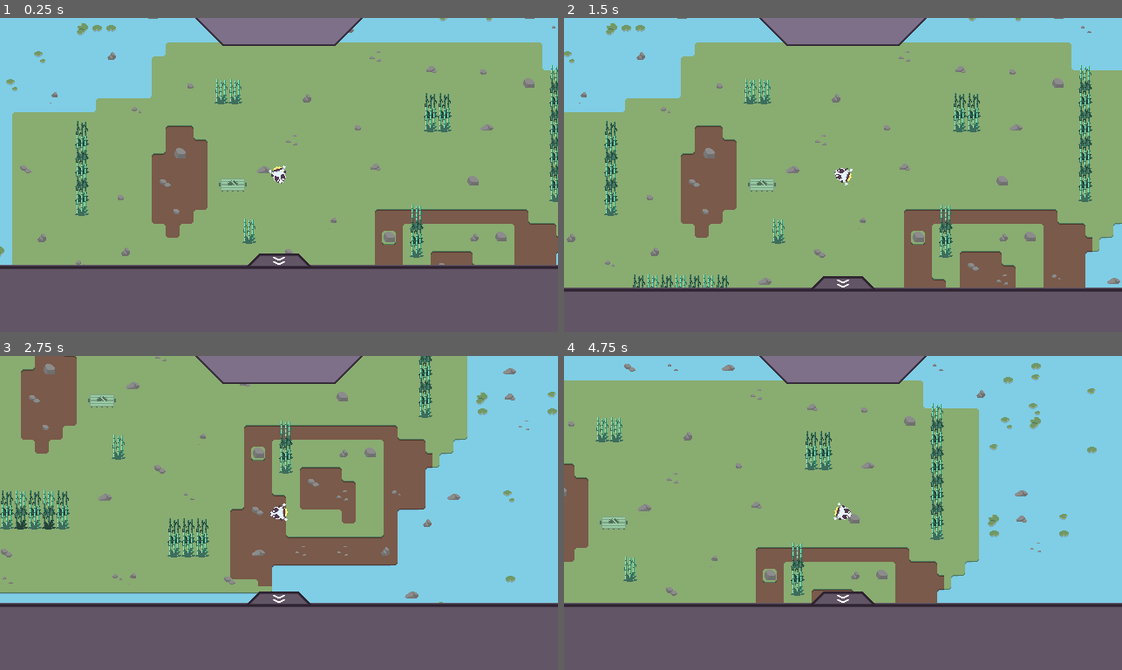
Above: before the commit, frames 1-4 (two rows, left to right).
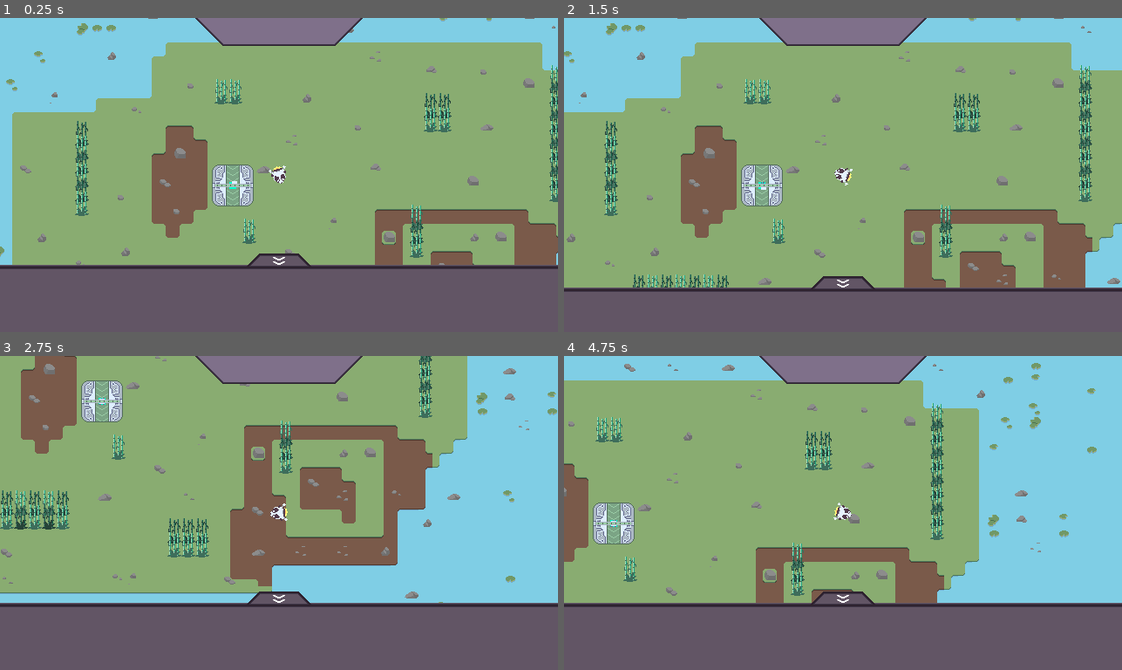
Above: after the commit, the same moments.

Repository: Hyper-Burner/GMTK-Game-Jam-2024
Game: Godot game, scene res://main.tscn
Two runs of this game, one before a commit and one after it. Both use one fixed random seed, a clock stepped at 60 frames per second and the inputs below.
Inputs (mouse positions are in pixels of both pictures, inside the frame that each line leads up to):
- Up to frame 1 (0.25 s): no input
- Up to frame 2 (1.5 s): click (843, 259) at 0.5 s; tap Enter at 1.25 s; move the mouse to (809, 162) at 1.27 s; press the mouse at (809, 162) at 1.28 s; hold D (right) from 1.28 s (still down)
- Up to frame 3 (2.75 s): move the mouse to (167, 528) at 2.02 s; release D (right) at 2.03 s; release the mouse at (167, 528) at 2.03 s; hold S (down) from 2.03 s (still down); right-click (167, 528) at 2.1 s
- Up to frame 4 (4.75 s): move the mouse to (898, 443) at 2.77 s; release S (down) at 2.78 s; hold D (right) 2.78-3.53 s; tap R (rotate) at 2.85 s; move the mouse to (815, 575) at 3.52 s; hold W (up) 3.53-4.28 s; click (815, 575) at 3.6 s; move the mouse to (1010, 560) at 4.27 s; hold A (left) from 4.28 s (still down); hold Right mouse button (right_click) from 4.28 s (still down)

The runs differ from the first frame. In frame 1, 0.8% of the frame differs, in the area x 37-46%, y 46-60%; in frame 2, 0.8%; in frame 3, 0.8%; in frame 4, 0.8%.
Error in both runs: Invalid access to property or key '0' on a base object of type 'Dictionary'. (res://Classes/Items.gd:27)

Commit message:
added all sprites
finished planet 2 added all machine sprites

Diff:
--- a/Classes/machine.tscn
+++ b/Classes/machine.tscn
@@ -6,6 +6,38 @@
 [ext_resource type="PackedScene" uid="uid://6yje1yldhycb" path="res://Components/output_component.tscn" id="3_24xd1"]
 [ext_resource type="PackedScene" uid="uid://b5slr3nbkmmpb" path="res://Components/storage_component.tscn" id="4_c8vte"]
 
+[sub_resource type="AtlasTexture" id="AtlasTexture_df62i"]
+atlas = ExtResource("1_gyfeq")
+region = Rect2(0, 144, 48, 32)
+
+[sub_resource type="AtlasTexture" id="AtlasTexture_0r3q1"]
+atlas = ExtResource("1_gyfeq")
+region = Rect2(48, 144, 48, 32)
+
+[sub_resource type="AtlasTexture" id="AtlasTexture_nrwm2"]
+atlas = ExtResource("1_gyfeq")
+region = Rect2(96, 144, 48, 32)
+
+[sub_resource type="AtlasTexture" id="AtlasTexture_rdmgj"]
+atlas = ExtResource("1_gyfeq")
+region = Rect2(144, 144, 48, 32)
+
+[sub_resource type="AtlasTexture" id="AtlasTexture_st3rf"]
+atlas = ExtResource("1_gyfeq")
+region = Rect2(192, 144, 48, 32)
+
+[sub_resource type="AtlasTexture" id="AtlasTexture_jnqcb"]
+atlas = ExtResource("1_gyfeq")
+region = Rect2(240, 144, 48, 32)
+
+[sub_resource type="AtlasTexture" id="AtlasTexture_gpq1q"]
+atlas = ExtResource("1_gyfeq")
+region = Rect2(288, 144, 48, 32)
+
+[sub_resource type="AtlasTexture" id="AtlasTexture_nipqw"]
+atlas = ExtResource("1_gyfeq")
+region = Rect2(336, 144, 48, 32)
+
 [sub_resource type="AtlasTexture" id="AtlasTexture_ryft3"]
 atlas = ExtResource("1_gyfeq")
 region = Rect2(0, 32, 32, 32)
@@ -22,6 +54,154 @@
 atlas = ExtResource("1_gyfeq")
 region = Rect2(96, 32, 32, 32)
 
+[sub_resource type="AtlasTexture" id="AtlasTexture_agi4g"]
+atlas = ExtResource("1_gyfeq")
+region = Rect2(0, 272, 48, 48)
+
+[sub_resource type="AtlasTexture" id="AtlasTexture_om72y"]
+atlas = ExtResource("1_gyfeq")
+region = Rect2(48, 272, 48, 48)
+
+[sub_resource type="AtlasTexture" id="AtlasTexture_txloc"]
+atlas = ExtResource("1_gyfeq")
+region = Rect2(96, 272, 48, 48)
+
+[sub_resource type="AtlasTexture" id="AtlasTexture_hlfa8"]
+atlas = ExtResource("1_gyfeq")
+region = Rect2(144, 272, 48, 48)
+
+[sub_resource type="AtlasTexture" id="AtlasTexture_k5hlk"]
+atlas = ExtResource("1_gyfeq")
+region = Rect2(192, 272, 48, 48)
+
+[sub_resource type="AtlasTexture" id="AtlasTexture_pow3e"]
+atlas = ExtResource("1_gyfeq")
+region = Rect2(240, 272, 48, 48)
+
+[sub_resource type="AtlasTexture" id="AtlasTexture_2ad6g"]
+atlas = ExtResource("1_gyfeq")
+region = Rect2(288, 272, 48, 48)
+
+[sub_resource type="AtlasTexture" id="AtlasTexture_oujgy"]
+atlas = ExtResource("1_gyfeq")
+region = Rect2(336, 272, 48, 48)
+
+[sub_resource type="AtlasTexture" id="AtlasTexture_qcun4"]
+atlas = ExtResource("1_gyfeq")
+region = Rect2(384, 272, 48, 48)
+
+[sub_resource type="AtlasTexture" id="AtlasTexture_u3hu8"]
+atlas = ExtResource("1_gyfeq")
+region = Rect2(432, 272, 48, 48)
+
+[sub_resource type="AtlasTexture" id="AtlasTexture_bmso8"]
+atlas = ExtResource("1_gyfeq")
+region = Rect2(480, 272, 48, 48)
+
+[sub_resource type="AtlasTexture" id="AtlasTexture_i6h2f"]
+atlas = ExtResource("1_gyfeq")
+region = Rect2(528, 272, 48, 48)
+
+[sub_resource type="AtlasTexture" id="AtlasTexture_hpum1"]
+atlas = ExtResource("1_gyfeq")
+region = Rect2(0, 176, 64, 64)
+
+[sub_resource type="AtlasTexture" id="AtlasTexture_uaa5d"]
+atlas = ExtResource("1_gyfeq")
+region = Rect2(64, 176, 64, 64)
+
+[sub_resource type="AtlasTexture" id="AtlasTexture_yvqcx"]
+atlas = ExtResource("1_gyfeq")
+region = Rect2(128, 176, 64, 64)
+
+[sub_resource type="AtlasTexture" id="AtlasTexture_dyeg5"]
+atlas = ExtResource("1_gyfeq")
+region = Rect2(192, 176, 64, 64)
+
+[sub_resource type="AtlasTexture" id="AtlasTexture_dcn2i"]
+atlas = ExtResource("1_gyfeq")
+region = Rect2(256, 176, 64, 64)
+
+[sub_resource type="AtlasTexture" id="AtlasTexture_qkfyl"]
+atlas = ExtResource("1_gyfeq")
+region = Rect2(320, 176, 64, 64)
+
+[sub_resource type="AtlasTexture" id="AtlasTexture_bjbir"]
+atlas = ExtResource("1_gyfeq")
+region = Rect2(384, 176, 64, 64)
+
+[sub_resource type="AtlasTexture" id="AtlasTexture_e7cvs"]
+atlas = ExtResource("1_gyfeq")
+region = Rect2(448, 176, 64, 64)
+
+[sub_resource type="AtlasTexture" id="AtlasTexture_8xd4e"]
+atlas = ExtResource("1_gyfeq")
+region = Rect2(512, 176, 64, 64)
+
+[sub_resource type="AtlasTexture" id="AtlasTexture_a1oi0"]
+atlas = ExtResource("1_gyfeq")
+region = Rect2(576, 176, 64, 64)
+
+[sub_resource type="AtlasTexture" id="AtlasTexture_qjjfk"]
+atlas = ExtResource("1_gyfeq")
+region = Rect2(640, 176, 64, 64)
+
+[sub_resource type="AtlasTexture" id="AtlasTexture_awm37"]
+atlas = ExtResource("1_gyfeq")
+region = Rect2(704, 176, 64, 64)
+
+[sub_resource type="AtlasTexture" id="AtlasTexture_ur50r"]
+atlas = ExtResource("1_gyfeq")
+region = Rect2(768, 176, 64, 64)
+
+[sub_resource type="AtlasTexture" id="AtlasTexture_apbrt"]
+atlas = ExtResource("1_gyfeq")
+region = Rect2(832, 176, 64, 64)
+
+[sub_resource type="AtlasTexture" id="AtlasTexture_tciqa"]
+atlas = ExtResource("1_gyfeq")
+region = Rect2(896, 176, 64, 64)
+
+[sub_resource type="AtlasTexture" id="AtlasTexture_l8kuf"]
+atlas = ExtResource("1_gyfeq")
+region = Rect2(0, 384, 32, 32)
+
+[sub_resource type="AtlasTexture" id="AtlasTexture_tcxaq"]
+atlas = ExtResource("1_gyfeq")
+region = Rect2(32, 384, 32, 32)
+
+[sub_resource type="AtlasTexture" id="AtlasTexture_bqfkm"]
+atlas = ExtResource("1_gyfeq")
+region = Rect2(64, 384, 32, 32)
+
+[sub_resource type="AtlasTexture" id="AtlasTexture_6te13"]
+atlas = ExtResource("1_gyfeq")
+region = Rect2(96, 384, 32, 32)
+
+[sub_resource type="AtlasTexture" id="AtlasTexture_nffgl"]
+atlas = ExtResource("1_gyfeq")
+region = Rect2(128, 384, 32, 32)
+
+[sub_resource type="AtlasTexture" id="AtlasTexture_im7pd"]
+atlas = ExtResource("1_gyfeq")
+region = Rect2(160, 384, 32, 32)
+
+[sub_resource type="AtlasTexture" id="AtlasTexture_kv0ow"]
+atlas = ExtResource("1_gyfeq")
+region = Rect2(192, 384, 32, 32)
+
+[sub_resource type="AtlasTexture" id="AtlasTexture_qo3dp"]
+atlas = ExtResource("1_gyfeq")
+region = Rect2(224, 384, 32, 32)
+
+[sub_resource type="AtlasTexture" id="AtlasTexture_4a2lk"]
+atlas = ExtResource("1_gyfeq")
+region = Rect2(256, 384, 32, 32)
+
+[sub_resource type="AtlasTexture" id="AtlasTexture_cohfx"]
+atlas = ExtResource("1_gyfeq")
+region = Rect2(288, 384, 32, 32)
+
 [sub_resource type="AtlasTexture" id="AtlasTexture_nkk44"]
 atlas = ExtResource("1_gyfeq")
 region = Rect2(0, 80, 32, 32)
@@ -42,6 +222,34 @@
 atlas = ExtResource("1_gyfeq")
 region = Rect2(128, 80, 32, 32)
 
+[sub_resource type="AtlasTexture" id="AtlasTexture_gm1ql"]
+atlas = ExtResource("1_gyfeq")
+region = Rect2(0, 256, 32, 16)
+
+[sub_resource type="AtlasTexture" id="AtlasTexture_r4h0c"]
+atlas = ExtResource("1_gyfeq")
+region = Rect2(32, 256, 32, 16)
+
+[sub_resource type="AtlasTexture" id="AtlasTexture_vjswv"]
+atlas = ExtResource("1_gyfeq")
+region = Rect2(64, 256, 32, 16)
+
+[sub_resource type="AtlasTexture" id="AtlasTexture_68aup"]
+atlas = ExtResource("1_gyfeq")
+region = Rect2(96, 256, 32, 16)
+
+[sub_resource type="AtlasTexture" id="AtlasTexture_tksbo"]
+atlas = ExtResource("1_gyfeq")
+region = Rect2(128, 256, 32, 16)
+
+[sub_resource type="AtlasTexture" id="AtlasTexture_m4e0t"]
+atlas = ExtResource("1_gyfeq")
+region = Rect2(160, 256, 32, 16)
+
+[sub_resource type="AtlasTexture" id="AtlasTexture_6thxe"]
+atlas = ExtResource("1_gyfeq")
+region = Rect2(192, 256, 32, 16)
+
 [sub_resource type="AtlasTexture" id="AtlasTexture_2welq"]
 atlas = ExtResource("1_gyfeq")
 region = Rect2(0, 64, 32, 16)
@@ -73,11 +281,272 @@
 [sub_resource type="AtlasTexture" id="AtlasTexture_pvwxc"]
 atlas = ExtResource("1_gyfeq")
 region = Rect2(224, 64, 32, 16)
+
+[sub_resource type="AtlasTexture" id="AtlasTexture_wkn2k"]
+atlas = ExtResource("1_gyfeq")
+region = Rect2(0, 112, 32, 32)
+
+[sub_resource type="AtlasTexture" id="AtlasTexture_gbxvo"]
+atlas = ExtResource("1_gyfeq")
+region = Rect2(32, 112, 32, 32)
+
+[sub_resource type="AtlasTexture" id="AtlasTexture_tbb3w"]
+atlas = ExtResource("1_gyfeq")
+region = Rect2(64, 112, 32, 32)
+
+[sub_resource type="AtlasTexture" id="AtlasTexture_1wf1y"]
+atlas = ExtResource("1_gyfeq")
+region = Rect2(96, 112, 32, 32)
+
+[sub_resource type="AtlasTexture" id="AtlasTexture_ohb2t"]
+atlas = ExtResource("1_gyfeq")
+region = Rect2(128, 112, 32, 32)
+
+[sub_resource type="AtlasTexture" id="AtlasTexture_8pmj8"]
+atlas = ExtResource("1_gyfeq")
+region = Rect2(160, 112, 32, 32)
+
+[sub_resource type="AtlasTexture" id="AtlasTexture_rsjgu"]
+atlas = ExtResource("1_gyfeq")
+region = Rect2(192, 112, 32, 32)
+
+[sub_resource type="AtlasTexture" id="AtlasTexture_5enaq"]
+atlas = ExtResource("1_gyfeq")
+region = Rect2(224, 112, 32, 32)
+
+[sub_resource type="AtlasTexture" id="AtlasTexture_14d8o"]
+atlas = ExtResource("1_gyfeq")
+region = Rect2(256, 112, 32, 32)
+
+[sub_resource type="AtlasTexture" id="AtlasTexture_gpbsb"]
+atlas = ExtResource("1_gyfeq")
+region = Rect2(288, 112, 32, 32)
+
+[sub_resource type="AtlasTexture" id="AtlasTexture_v25sf"]
+atlas = ExtResource("1_gyfeq")
+region = Rect2(320, 112, 32, 32)
+
+[sub_resource type="AtlasTexture" id="AtlasTexture_eruuc"]
+atlas = ExtResource("1_gyfeq")
+region = Rect2(352, 112, 32, 32)
+
+[sub_resource type="AtlasTexture" id="AtlasTexture_4fdxt"]
+atlas = ExtResource("1_gyfeq")
+region = Rect2(384, 112, 32, 32)
+
+[sub_resource type="AtlasTexture" id="AtlasTexture_iv604"]
+atlas = ExtResource("1_gyfeq")
+region = Rect2(416, 112, 32, 32)
+
+[sub_resource type="AtlasTexture" id="AtlasTexture_71rl5"]
+atlas = ExtResource("1_gyfeq")
+region = Rect2(448, 112, 32, 32)
+
+[sub_resource type="AtlasTexture" id="AtlasTexture_gn85w"]
+atlas = ExtResource("1_gyfeq")
+region = Rect2(480, 112, 32, 32)
+
+[sub_resource type="AtlasTexture" id="AtlasTexture_32mnb"]
+atlas = ExtResource("1_gyfeq")
+region = Rect2(0, 240, 16, 16)
+
+[sub_resource type="AtlasTexture" id="AtlasTexture_p3olq"]
+atlas = ExtResource("1_gyfeq")
+region = Rect2(16, 240, 16, 16)
+
+[sub_resource type="AtlasTexture" id="AtlasTexture_8i7sg"]
+atlas = ExtResource("1_gyfeq")
+region = Rect2(32, 240, 16, 16)
+
+[sub_resource type="AtlasTexture" id="AtlasTexture_ynpx4"]
+atlas = ExtResource("1_gyfeq")
+region = Rect2(48, 240, 16, 16)
+
+[sub_resource type="AtlasTexture" id="AtlasTexture_nsmjp"]
+atlas = ExtResource("1_gyfeq")
+region = Rect2(64, 240, 16, 16)
+
+[sub_resource type="AtlasTexture" id="AtlasTexture_l2432"]
+atlas = ExtResource("1_gyfeq")
+region = Rect2(80, 240, 16, 16)
+
+[sub_resource type="AtlasTexture" id="AtlasTexture_gvqph"]
+atlas = ExtResource("1_gyfeq")
+region = Rect2(96, 240, 16, 16)
+
+[sub_resource type="AtlasTexture" id="AtlasTexture_1xsfn"]
+atlas = ExtResource("1_gyfeq")
+region = Rect2(0, 336, 48, 48)
+
+[sub_resource type="AtlasTexture" id="AtlasTexture_42ubm"]
+atlas = ExtResource("1_gyfeq")
+region = Rect2(48, 336, 48, 48)
+
+[sub_resource type="AtlasTexture" id="AtlasTexture_73gdk"]
+atlas = ExtResource("1_gyfeq")
+region = Rect2(96, 336, 48, 48)
+
+[sub_resource type="AtlasTexture" id="AtlasTexture_wnkua"]
+atlas = ExtResource("1_gyfeq")
+region = Rect2(144, 336, 48, 48)
+
+[sub_resource type="AtlasTexture" id="AtlasTexture_1sojr"]
+atlas = ExtResource("1_gyfeq")
+region = Rect2(192, 336, 48, 48)
+
+[sub_resource type="AtlasTexture" id="AtlasTexture_q8b1a"]
+atlas = ExtResource("1_gyfeq")
+region = Rect2(240, 336, 48, 48)
+
+[sub_resource type="AtlasTexture" id="AtlasTexture_yrjml"]
+atlas = ExtResource("1_gyfeq")
+region = Rect2(288, 336, 48, 48)
+
+[sub_resource type="AtlasTexture" id="AtlasTexture_ve64y"]
+atlas = ExtResource("1_gyfeq")
+region = Rect2(336, 336, 48, 48)
+
+[sub_resource type="AtlasTexture" id="AtlasTexture_fyrug"]
+atlas = ExtResource("1_gyfeq")
+region = Rect2(384, 336, 48, 48)
+
+[sub_resource type="AtlasTexture" id="AtlasTexture_qd7gs"]
+atlas = ExtResource("1_gyfeq")
+region = Rect2(432, 336, 48, 48)
+
+[sub_resource type="AtlasTexture" id="AtlasTexture_0bwir"]
+atlas = ExtResource("1_gyfeq")
+region = Rect2(480, 336, 48, 48)
+
+[sub_resource type="AtlasTexture" id="AtlasTexture_irm0n"]
+atlas = ExtResource("1_gyfeq")
+region = Rect2(528, 336, 48, 48)
+
+[sub_resource type="AtlasTexture" id="AtlasTexture_wjojp"]
+atlas = ExtResource("1_gyfeq")
+region = Rect2(576, 336, 48, 48)
+
+[sub_resource type="AtlasTexture" id="AtlasTexture_uf8up"]
+atlas = ExtResource("1_gyfeq")
+region = Rect2(624, 336, 48, 48)
+
+[sub_resource type="AtlasTexture" id="AtlasTexture_5ljgi"]
+atlas = ExtResource("1_gyfeq")
+region = Rect2(672, 336, 48, 48)
+
+[sub_resource type="AtlasTexture" id="AtlasTexture_lbshb"]
+atlas = ExtResource("1_gyfeq")
+region = Rect2(720, 336, 48, 48)
+
+[sub_resource type="AtlasTexture" id="AtlasTexture_udi0h"]
+atlas = ExtResource("1_gyfeq")
+region = Rect2(768, 336, 48, 48)
+
+[sub_resource type="AtlasTexture" id="AtlasTexture_oa0s7"]
+atlas = ExtResource("1_gyfeq")
+region = Rect2(0, 320, 16, 16)
+
+[sub_resource type="AtlasTexture" id="AtlasTexture_of6mr"]
+atlas = ExtResource("1_gyfeq")
+region = Rect2(16, 320, 16, 16)
+
+[sub_resource type="AtlasTexture" id="AtlasTexture_tijqq"]
+atlas = ExtResource("1_gyfeq")
+region = Rect2(32, 320, 16, 16)
+
+[sub_resource type="AtlasTexture" id="AtlasTexture_jgejk"]
+atlas = ExtResource("1_gyfeq")
+region = Rect2(48, 320, 16, 16)
+
+[sub_resource type="AtlasTexture" id="AtlasTexture_okpbb"]
+atlas = ExtResource("1_gyfeq")
+region = Rect2(64, 320, 16, 16)
+
+[sub_resource type="AtlasTexture" id="AtlasTexture_nr5wp"]
+atlas = ExtResource("1_gyfeq")
+region = Rect2(80, 320, 16, 16)
+
+[sub_resource type="AtlasTexture" id="AtlasTexture_5nwav"]
+atlas = ExtResource("1_gyfeq")
+region = Rect2(96, 320, 16, 16)
+
+[sub_resource type="AtlasTexture" id="AtlasTexture_invfn"]
+atlas = ExtResource("1_gyfeq")
+region = Rect2(112, 320, 16, 16)
+
+[sub_resource type="AtlasTexture" id="AtlasTexture_qex60"]
+atlas = ExtResource("1_gyfeq")
+region = Rect2(128, 320, 16, 16)
+
+[sub_resource type="AtlasTexture" id="AtlasTexture_lvqnf"]
+atlas = ExtResource("1_gyfeq")
+region = Rect2(144, 320, 16, 16)
+
+[sub_resource type="AtlasTexture" id="AtlasTexture_jup58"]
+atlas = ExtResource("1_gyfeq")
+region = Rect2(160, 320, 16, 16)
+
+[sub_resource type="AtlasTexture" id="AtlasTexture_bs3fa"]
+atlas = ExtResource("1_gyfeq")
+region = Rect2(176, 320, 16, 16)
+
+[sub_resource type="AtlasTexture" id="AtlasTexture_tcjxf"]
+atlas = ExtResource("1_gyfeq")
+region = Rect2(192, 320, 16, 16)
+
+[sub_resource type="AtlasTexture" id="AtlasTexture_ghsgq"]
+atlas = ExtResource("1_gyfeq")
+region = Rect2(208, 320, 16, 16)
+
+[sub_resource type="AtlasTexture" id="AtlasTexture_385u6"]
+atlas = ExtResource("1_gyfeq")
+region = Rect2(224, 320, 16, 16)
+
+[sub_resource type="AtlasTexture" id="AtlasTexture_1eplq"]
+atlas = ExtResource("1_gyfeq")
+region = Rect2(240, 320, 16, 16)
+
+[sub_resource type="AtlasTexture" id="AtlasTexture_6k8qk"]
+atlas = ExtResource("1_gyfeq")
+region = Rect2(256, 320, 16, 16)
+
+[sub_resource type="AtlasTexture" id="AtlasTexture_tvd5e"]
+atlas = ExtResource("1_gyfeq")
+region = Rect2(272, 320, 16, 16)
 
 [sub_resource type="SpriteFrames" id="SpriteFrames_ja544"]
 animations = [{
 "frames": [{
 "duration": 1.0,
+"texture": SubResource("AtlasTexture_df62i")
+}, {
+"duration": 1.0,
+"texture": SubResource("AtlasTexture_0r3q1")
+}, {
+"duration": 1.0,
+"texture": SubResource("AtlasTexture_nrwm2")
+}, {
+"duration": 1.0,
+"texture": SubResource("AtlasTexture_rdmgj")
+}, {
+"duration": 1.0,
+"texture": SubResource("AtlasTexture_st3rf")
+}, {
+"duration": 1.0,
+"texture": SubResource("AtlasTexture_jnqcb")
+}, {
+"duration": 1.0,
+"texture": SubResource("AtlasTexture_gpq1q")
+}, {
+"duration": 1.0,
+"texture": SubResource("AtlasTexture_nipqw")
+}],
+"loop": true,
+"name": &"Boiler",
+"speed": 8.0
+}, {
+"frames": [{
+"duration": 1.0,
 "texture": SubResource("AtlasTexture_ryft3")
 }, {
 "duration": 1.0,
@@ -95,6 +564,132 @@
 }, {
 "frames": [{
 "duration": 1.0,
+"texture": SubResource("AtlasTexture_agi4g")
+}, {
+"duration": 1.0,
+"texture": SubResource("AtlasTexture_om72y")
+}, {
+"duration": 1.0,
+"texture": SubResource("AtlasTexture_txloc")
+}, {
+"duration": 1.0,
+"texture": SubResource("AtlasTexture_hlfa8")
+}, {
+"duration": 1.0,
+"texture": SubResource("AtlasTexture_k5hlk")
+}, {
+"duration": 1.0,
+"texture": SubResource("AtlasTexture_pow3e")
+}, {
+"duration": 1.0,
+"texture": SubResource("AtlasTexture_2ad6g")
+}, {
+"duration": 1.0,
+"texture": SubResource("AtlasTexture_oujgy")
+}, {
+"duration": 1.0,
+"texture": SubResource("AtlasTexture_qcun4")
+}, {
+"duration": 1.0,
+"texture": SubResource("AtlasTexture_u3hu8")
+}, {
+"duration": 1.0,
+"texture": SubResource("AtlasTexture_bmso8")
+}, {
+"duration": 1.0,
+"texture": SubResource("AtlasTexture_i6h2f")
+}],
+"loop": true,
+"name": &"Electronic_Fabricator",
+"speed": 12.0
+}, {
+"frames": [{
+"duration": 1.0,
+"texture": SubResource("AtlasTexture_hpum1")
+}, {
+"duration": 1.0,
+"texture": SubResource("AtlasTexture_uaa5d")
+}, {
+"duration": 1.0,
+"texture": SubResource("AtlasTexture_yvqcx")
+}, {
+"duration": 1.0,
+"texture": SubResource("AtlasTexture_dyeg5")
+}, {
+"duration": 1.0,
+"texture": SubResource("AtlasTexture_dcn2i")
+}, {
+"duration": 1.0,
+"texture": SubResource("AtlasTexture_qkfyl")
+}, {
+"duration": 1.0,
+"texture": SubResource("AtlasTexture_bjbir")
+}, {
+"duration": 1.0,
+"texture": SubResource("AtlasTexture_e7cvs")
+}, {
+"duration": 1.0,
+"texture": SubResource("AtlasTexture_8xd4e")
+}, {
+"duration": 1.0,
+"texture": SubResource("AtlasTexture_a1oi0")
+}, {
+"duration": 1.0,
+"texture": SubResource("AtlasTexture_qjjfk")
+}, {
+"duration": 1.0,
+"texture": SubResource("AtlasTexture_awm37")
+}, {
+"duration": 1.0,
+"texture": SubResource("AtlasTexture_ur50r")
+}, {
+"duration": 1.0,
+"texture": SubResource("AtlasTexture_apbrt")
+}, {
+"duration": 1.0,
+"texture": SubResource("AtlasTexture_tciqa")
+}],
+"loop": true,
+"name": &"Forge",
+"speed": 13.0
+}, {
+"frames": [{
+"duration": 1.0,
+"texture": SubResource("AtlasTexture_l8kuf")
+}, {
+"duration": 1.0,
+"texture": SubResource("AtlasTexture_tcxaq")
+}, {
+"duration": 1.0,
+"texture": SubResource("AtlasTexture_bqfkm")
+}, {
+"duration": 1.0,
+"texture": SubResource("AtlasTexture_6te13")
+}, {
+"duration": 1.0,
+"texture": SubResource("AtlasTexture_nffgl")
+}, {
+"duration": 1.0,
+"texture": SubResource("AtlasTexture_im7pd")
+}, {
+"duration": 1.0,
+"texture": SubResource("AtlasTexture_kv0ow")
+}, {
+"duration": 1.0,
+"texture": SubResource("AtlasTexture_qo3dp")
+}, {
+"duration": 1.0,
+"texture": SubResource("AtlasTexture_4a2lk")
+}, {
+"duration": 1.0,
+"texture": SubResource("AtlasTexture_cohfx")
+}],
+"loop": true,
+"name": &"Fuel_Refinery",
+"speed": 10.0
+}, {
+"frames": [{
+"duration": 1.0,
 "texture": SubResource("AtlasTexture_nkk44")
 }, {
 "duration": 1.0,
@@ -111,7 +706,33 @@
 }],
 "loop": true,
 "name": &"Hydraulic_Press",
-"speed": 15.0
+"speed": 8.0
+}, {
+"frames": [{
+"duration": 1.0,
+"texture": SubResource("AtlasTexture_gm1ql")
+}, {
+"duration": 1.0,
+"texture": SubResource("AtlasTexture_r4h0c")
+}, {
+"duration": 1.0,
+"texture": SubResource("AtlasTexture_vjswv")
+}, {
+"duration": 1.0,
+"texture": SubResource("AtlasTexture_68aup")
+}, {
+"duration": 1.0,
+"texture": SubResource("AtlasTexture_tksbo")
+}, {
+"duration": 1.0,
+"texture": SubResource("AtlasTexture_m4e0t")
+}, {
+"duration": 1.0,
+"texture": SubResource("AtlasTexture_6thxe")
+}],
+"loop": true,
+"name": &"Rolling_Machine",
+"speed": 7.0
 }, {
 "frames": [{
 "duration": 1.0,
@@ -140,16 +761,209 @@
 }],
 "loop": true,
 "name": &"Sawmill",
+"speed": 10.0
+}, {
+"frames": [{
+"duration": 1.0,
+"texture": SubResource("AtlasTexture_wkn2k")
+}, {
+"duration": 1.0,
+"texture": SubResource("AtlasTexture_gbxvo")
+}, {
+"duration": 1.0,
+"texture": SubResource("AtlasTexture_tbb3w")
+}, {
+"duration": 1.0,
+"texture": SubResource("AtlasTexture_1wf1y")
+}, {
+"duration": 1.0,
+"texture": SubResource("AtlasTexture_ohb2t")
+}, {
+"duration": 1.0,
+"texture": SubResource("AtlasTexture_8pmj8")
+}, {
+"duration": 1.0,
+"texture": SubResource("AtlasTexture_rsjgu")
+}, {
+"duration": 1.0,
+"texture": SubResource("AtlasTexture_5enaq")
+}, {
+"duration": 1.0,
+"texture": SubResource("AtlasTexture_14d8o")
+}, {
+"duration": 1.0,
+"texture": SubResource("AtlasTexture_gpbsb")
+}, {
+"duration": 1.0,
+"texture": SubResource("AtlasTexture_v25sf")
+}, {
+"duration": 1.0,
+"texture": SubResource("AtlasTexture_eruuc")
+}, {
+"duration": 1.0,
+"texture": SubResource("AtlasTexture_4fdxt")
+}, {
+"duration": 1.0,
+"texture": SubResource("AtlasTexture_iv604")
+}, {
+"duration": 1.0,
+"texture": SubResource("AtlasTexture_71rl5")
+}, {
+"duration": 1.0,
+"texture": SubResource("AtlasTexture_gn85w")
+}],
+"loop": true,
+"name": &"Smelter",
 "speed": 16.0
+}, {
+"frames": [{
+"duration": 1.0,
+"texture": SubResource("AtlasTexture_32mnb")
+}, {
+"duration": 1.0,
+"texture": SubResource("AtlasTexture_p3olq")
+}, {
+"duration": 1.0,
+"texture": SubResource("AtlasTexture_8i7sg")
+}, {
+"duration": 1.0,
+"texture": SubResource("AtlasTexture_ynpx4")
+}, {
+"duration": 1.0,
+"texture": SubResource("AtlasTexture_nsmjp")
+}, {
+"duration": 1.0,
+"texture": SubResource("AtlasTexture_l2432")
+}, {
+"duration": 1.0,
+"texture": SubResource("AtlasTexture_gvqph")
+}],
+"loop": true,
+"name": &"Spoke_Machine",
+"speed": 10.0
+}, {
+"frames": [{
+"duration": 1.0,
+"texture": SubResource("AtlasTexture_1xsfn")
+}, {
+"duration": 1.0,
+"texture": SubResource("AtlasTexture_42ubm")
+}, {
+"duration": 1.0,
+"texture": SubResource("AtlasTexture_73gdk")
+}, {
+"duration": 1.0,
+"texture": SubResource("AtlasTexture_wnkua")
+}, {
+"duration": 1.0,
+"texture": SubResource("AtlasTexture_1sojr")
+}, {
+"duration": 1.0,
+"texture": SubResource("AtlasTexture_q8b1a")
+}, {
+"duration": 1.0,
+"texture": SubResource("AtlasTexture_yrjml")
+}, {
+"duration": 1.0,
+"texture": SubResource("AtlasTexture_ve64y")
+}, {
+"duration": 1.0,
+"texture": SubResource("AtlasTexture_fyrug")
+}, {
+"duration": 1.0,
+"texture": SubResource("AtlasTexture_qd7gs")
+}, {
+"duration": 1.0,
+"texture": SubResource("AtlasTexture_0bwir")
+}, {
+"duration": 1.0,
+"texture": SubResource("AtlasTexture_irm0n")
+}, {
+"duration": 1.0,
+"texture": SubResource("AtlasTexture_wjojp")
+}, {
+"duration": 1.0,
+"texture": SubResource("AtlasTexture_uf8up")
+}, {
+"duration": 1.0,
+"texture": SubResource("AtlasTexture_5ljgi")
+}, {
+"duration": 1.0,
+"texture": SubResource("AtlasTexture_lbshb")
+}, {
+"duration": 1.0,
+"texture": SubResource("AtlasTexture_udi0h")
+}],
+"loop": true,
+"name": &"Thruster_Assembler",
+"speed": 17.0
+}, {
+"frames": [{
+"duration": 1.0,
+"texture": SubResource("AtlasTexture_oa0s7")
+}, {
+"duration": 1.0,
+"texture": SubResource("AtlasTexture_of6mr")
+}, {
+"duration": 1.0,
+"texture": SubResource("AtlasTexture_tijqq")
+}, {
+"duration": 1.0,
+"texture": SubResource("AtlasTexture_jgejk")
+}, {
+"duration": 1.0,
+"texture": SubResource("AtlasTexture_okpbb")
+}, {
+"duration": 1.0,
+"texture": SubResource("AtlasTexture_nr5wp")
+}, {
+"duration": 1.0,
+"texture": SubResource("AtlasTexture_5nwav")
+}, {
+"duration": 1.0,
+"texture": SubResource("AtlasTexture_invfn")
+}, {
+"duration": 1.0,
+"texture": SubResource("AtlasTexture_qex60")
+}, {
+"duration": 1.0,
+"texture": SubResource("AtlasTexture_lvqnf")
+}, {
+"duration": 1.0,
+"texture": SubResource("AtlasTexture_jup58")
+}, {
+"duration": 1.0,
+"texture": SubResource("AtlasTexture_bs3fa")
+}, {
+"duration": 1.0,
+"texture": SubResource("AtlasTexture_tcjxf")
+}, {
+"duration": 1.0,
+"texture": SubResource("AtlasTexture_ghsgq")
+}, {
+"duration": 1.0,
+"texture": SubResource("AtlasTexture_385u6")
+}, {
+"duration": 1.0,
+"texture": SubResource("AtlasTexture_1eplq")
+}, {
+"duration": 1.0,
+"texture": SubResource("AtlasTexture_6k8qk")
+}, {
+"duration": 1.0,
+"texture": SubResource("AtlasTexture_tvd5e")
+}],
+"loop": true,
+"name": &"Wiremill",
+"speed": 10.0
 }]
 
 [sub_resource type="RectangleShape2D" id="RectangleShape2D_wi10p"]
 
 [node name="Machine" type="AnimatedSprite2D"]
-rotation = -0.000477113
 sprite_frames = SubResource("SpriteFrames_ja544")
-animation = &"Hydraulic_Press"
-frame_progress = 0.166901
+animation = &"Boiler"
+frame_progress = 0.0952449
 script = ExtResource("1_7k2yt")
 machine_type = "Sawmill"
 
--- a/main.tscn
+++ b/main.tscn
@@ -21,6 +21,7 @@
 position = Vector2(261, 172)
 animation = &"Sawmill"
 frame_progress = 0.0
+machine_type = "Electronic_Fabricator"
 
 [node name="PC" parent="." instance=ExtResource("1_l3dcw")]
 position = Vector2(314, 160)
Not shown: 1 places in Classes/machine.tscn that only renumber resources
Binary file changed: Machines/sprites/planet1machines.png
Not shown, changed: Planets/Planet2.tscn
